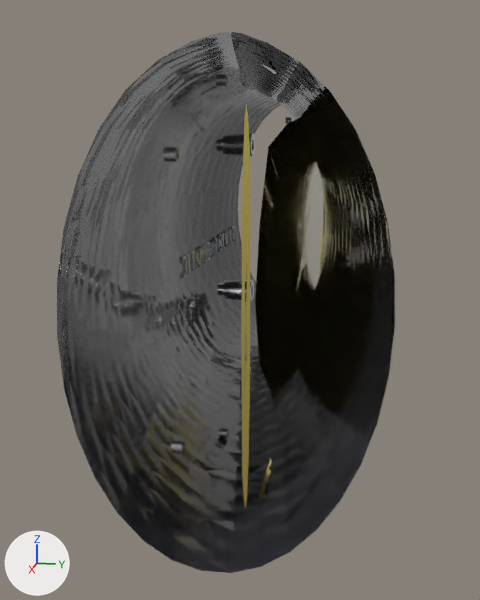
An edit to the glTF model public/models/engines/covers/engine_cover_f1_pneumatic_carbon_plenum.glb, drawn before and after from the same camera.
One viewpoint serves both versions: a 50 mm camera at (0.651, 0.049, 0.1) aimed at (0.037, -0.074, -0.054). Lighting does not change. The marker at lower left points along +X, +Y and +Z. The picture after the commit comes second. Where no turn or scale is listed for an object, it has been applied to the vertices. Vertices at exactly the same position are counted once.
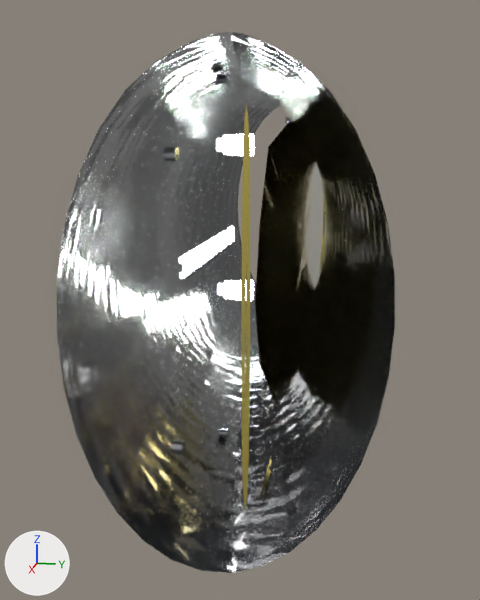
Boxes (x1, y1, x2, y2) around the edits, measured in the pictures (480 x 600 px):
'Mesh_0', surface changed (lighter)
    both: (57, 32, 388, 573)
'Mesh_14', surface changed (lighter)
    both: (179, 226, 234, 278)
'Mesh_4', surface changed (lighter)
    both: (222, 133, 255, 156)
'Mesh_2', surface changed (lighter)
    both: (223, 280, 254, 302)
'Mesh_5', surface changed, shading changed
    both: (216, 138, 226, 152)
'Mesh_3', surface changed
    both: (217, 283, 225, 295)

Edits to the bpy script that builds the scene:
```text
Change mat_autoclaved_2x2_twill_dry_carbon:
    mat_autoclaved_2x2_twill_dry_carbon.roughness: 0.22 -> 0.26
    mat_autoclaved_2x2_twill_dry_carbon.coat_roughness: 0.05 -> 0.04
Change mat_pbr_cnc_milled_deck:
    add mat_pbr_cnc_milled_deck.emission_strength = 12.0
Change me_mesh_5:
    where me_mesh_5.from_pydata(...)  # 1277 vertices, 1728 faces; spans x -0.008..0.008, y -0.006..0.006, z -0.0079..0.008
    used by ob_mesh_5; location = (-0.16, -0.135, 0.09)
    me_mesh_5 part 1: its shading normals changed
```
